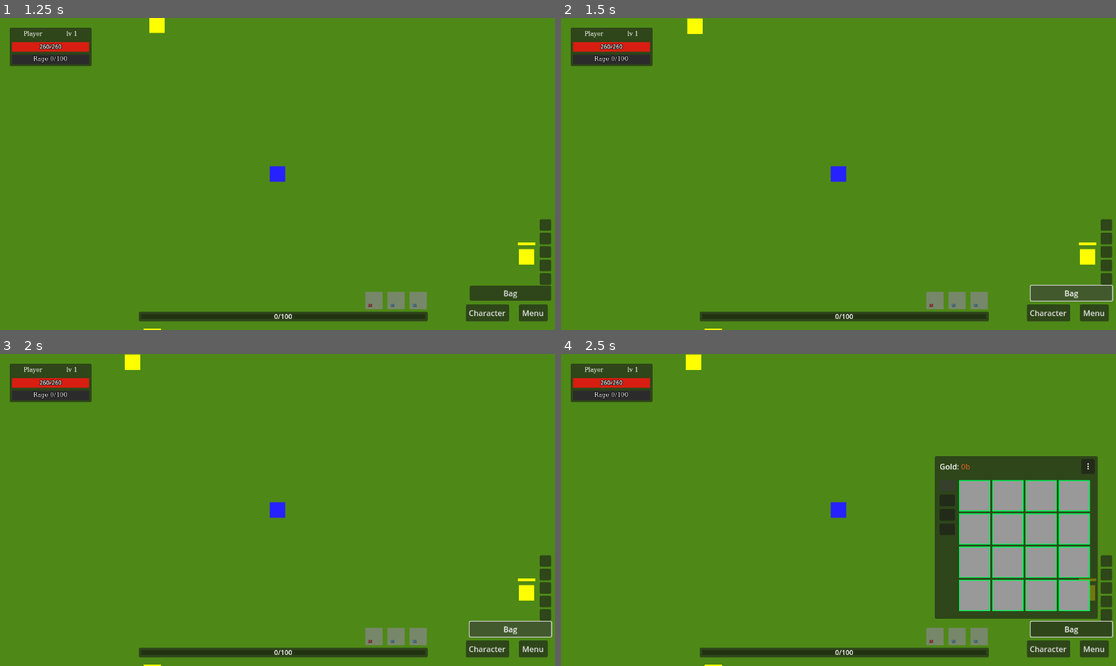
Above: before the commit, frames 1-4 (two rows, left to right).
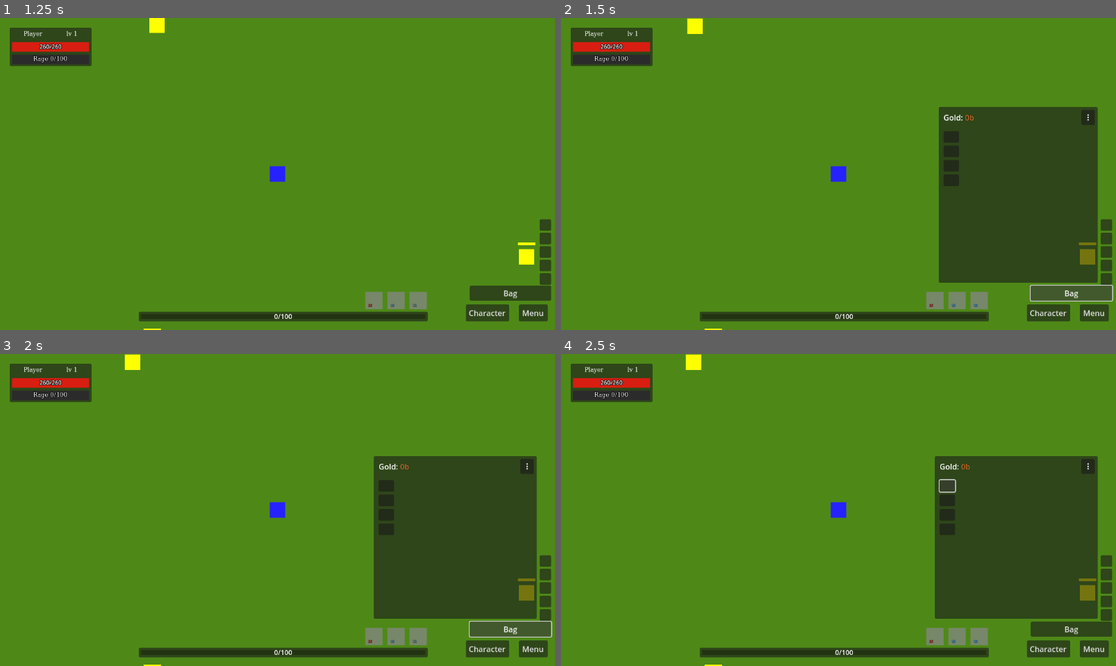
Above: after the commit, the same moments.

Repository: denisshkytko/mmo-mvp-godot
Game: Godot game, scene res://game/scenes/Main.tscn
Two runs of this game, one before a commit and one after it. Both use one fixed random seed, a clock stepped at 60 frames per second and the inputs below. This scene is started directly instead of the project's main scene. The engine's default icon, where the game draws it, is replaced by a stand-in: a white triangle on a blue panel in a dark square.
Inputs (mouse positions are in pixels of both pictures, inside the frame that each line leads up to):
- Up to frame 1 (1.25 s): drag from (416, 301) to (88, 326) at 0.52 s
- Up to frame 2 (1.5 s): click "Bag" at 1.25 s
- Up to frame 3 (2 s): no input
- Up to frame 4 (2.5 s): click (949, 485) at 2.02 s

Frame 1 is identical in both runs. In frame 2, 16% of the frame differs, in the area x 68-97%, y 28-85%; in frame 3, 15%; in frame 4, 9.4%.

Commit message:
Fix inventory HUD initial layout timing

Diff:
--- a/ui/game/hud/inventory_hud.gd
+++ b/ui/game/hud/inventory_hud.gd
@@ -135,8 +135,12 @@
 
 func set_player(p: Node) -> void:
 	player = p
-	await _force_initial_layout()
-	_refresh()
+	_initial_layout_done = false
+	_layout_dirty = true
+	_last_applied_columns = -1
+	if _is_open:
+		await _force_initial_layout()
+		_refresh()
 
 func set_trade_open(state: bool) -> void:
 	_trade_open = state
@@ -162,7 +166,7 @@
 		player = p
 
 func _process(_delta: float) -> void:
-	if not _initial_layout_done and not _initial_layout_pending and player != null and is_instance_valid(player):
+	if _is_open and not _initial_layout_done and not _initial_layout_pending and player != null and is_instance_valid(player):
 		call_deferred("_force_initial_layout")
 	# While open, keep HUD in sync (so looting updates without requiring sort).
 	if _is_open and player != null and is_instance_valid(player) and player.has_method("get_inventory_snapshot"):
@@ -190,8 +194,6 @@
 	else:
 		# Two-frame stabilization so GridContainer lays out correctly on first open.
 		await get_tree().process_frame
-		_initial_layout_done = false
-		await _force_initial_layout()
 		_layout_dirty = true
 		_last_applied_columns = -1
 		_refresh()
@@ -1915,10 +1917,8 @@
 	if panel == null or grid == null:
 		return
 	_layout_recalc_in_progress = true
-	var was_vis: bool = panel.visible
-	# Hide panel during reflow to avoid visible "jump".
-	if was_vis:
-		panel.visible = false
+	var was_grid_vis: bool = grid.visible
+	grid.visible = false
 	await _ensure_columns_fit_view(total_slots)
 	grid.columns = max(1, _grid_columns)
 	await _update_panel_size_to_fit_grid(total_slots)
@@ -1926,9 +1926,7 @@
 	_last_applied_columns = _grid_columns
 	_layout_dirty = false
 	_layout_recalc_in_progress = false
-	if was_vis:
-		await get_tree().process_frame
-		panel.visible = true
+	grid.visible = was_grid_vis
 
 func _refresh_layout_anchor() -> void:
 	# Keep bottom-right of inventory panel stable, grow up + left (towards screen center).
